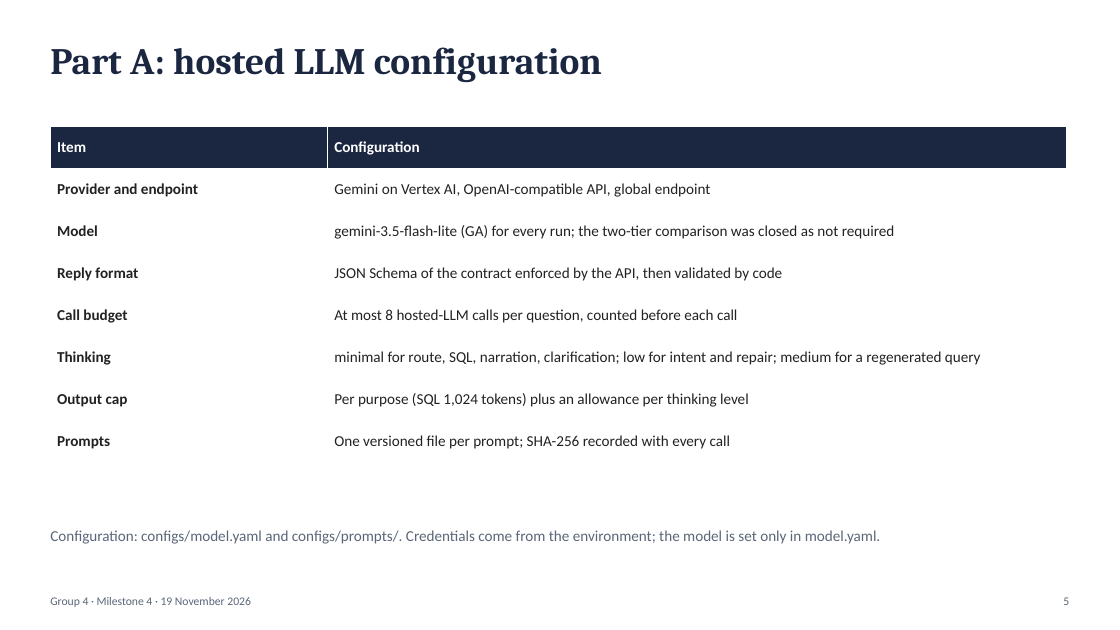
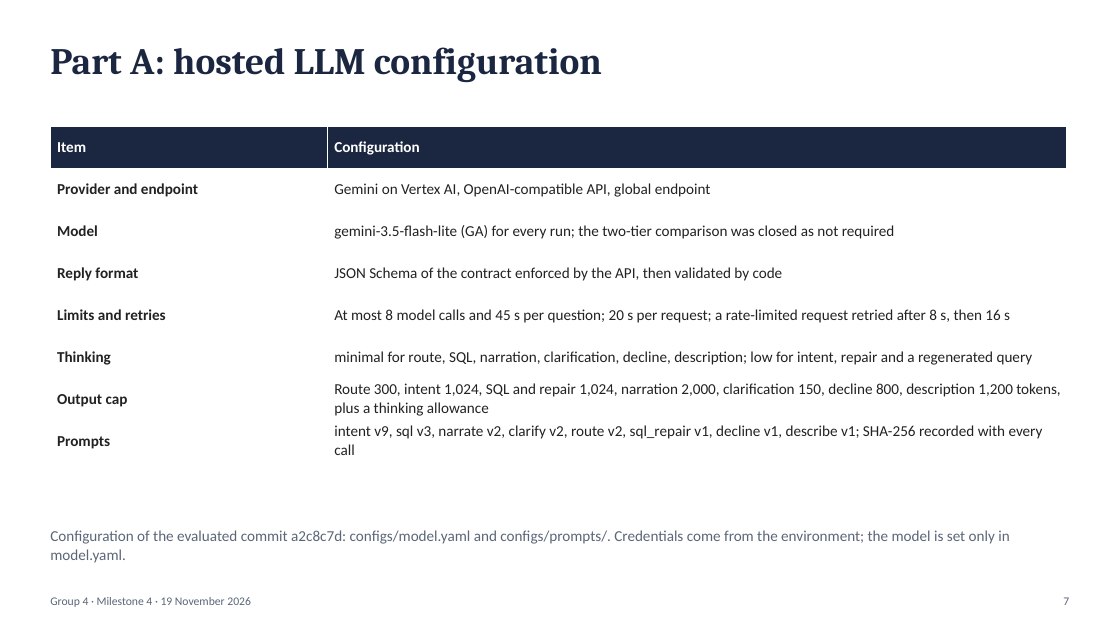
Before and after one commit to sathyaIITM/Group-4-DS-and-AI-Lab-Project, a slide deck: slide 7 of docs/milestones/Milestone4_TA_Presentation.pptx (slide 5 before the commit). Drawn at 1120x630 pixels with LibreOffice and Linux fonts; fonts in the diff are those of the drawing. Boxes give left, top, right and bottom in pixels: in the first picture for what was removed or moved away, otherwise in the second. Text is boxed around its words. In the diff, an @@ line names an element or a change of style, - is before the commit and + after.

Commit message:
DOCS: M4 deck, 23 slides: data and evaluation sets, agent architecture, sample outputs; evaluated LLM configuration and evaluation-set wording

```diff
--- a/docs/milestones/Milestone4_TA_Presentation.pptx
+++ b/docs/milestones/Milestone4_TA_Presentation.pptx
@@ table at (50,126,1067,462) @@
-row 5, column 1: Call budget
+row 5, column 1: Limits and retries
-row 5, column 2: At most 8 hosted-LLM calls per question, counted before each call
+row 5, column 2: At most 8 model calls and 45 s per question; 20 s per request; a rate-limited request retried after 8 s, then 16 s
-row 6, column 2: minimal for route, SQL, narration, clarification; low for intent and repair; medium for a regenerated query
+row 6, column 2: minimal for route, SQL, narration, clarification, decline, description; low for intent, repair and a regenerated query
-row 7, column 2: Per purpose (SQL 1,024 tokens) plus an allowance per thinking level
+row 7, column 2: Route 300, intent 1,024, SQL and repair 1,024, narration 2,000, clarification 150, decline 800, description 1,200 tokens, plus a thinking allowance
-row 8, column 2: One versioned file per prompt; SHA-256 recorded with every call
+row 8, column 2: intent v9, sql v3, narrate v2, clarify v2, route v2, sql_repair v1, decline v1, describe v1; SHA-256 recorded with every call
@@ text at (50,530,1009,563): text changed @@
-Configuration: configs/model.yaml and configs/prompts/. Credentials come from the environment; the model is set only in model.yaml.
+Configuration of the evaluated commit a2c8c7d: configs/model.yaml and configs/prompts/. Credentials come from the environment; the model is set only in model.yaml.
@@ text at (1063,597,1069,605): text changed @@
-5
+7
```
Also in this commit, not shown: 16 other slides changed, 3 slides added.
